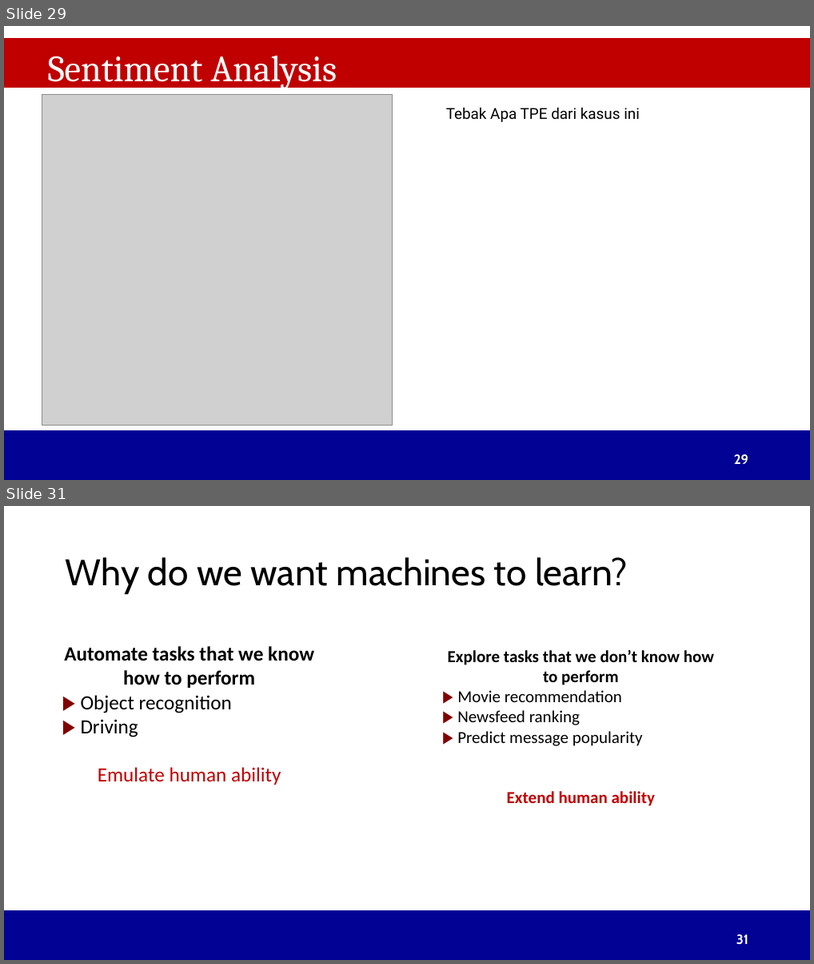
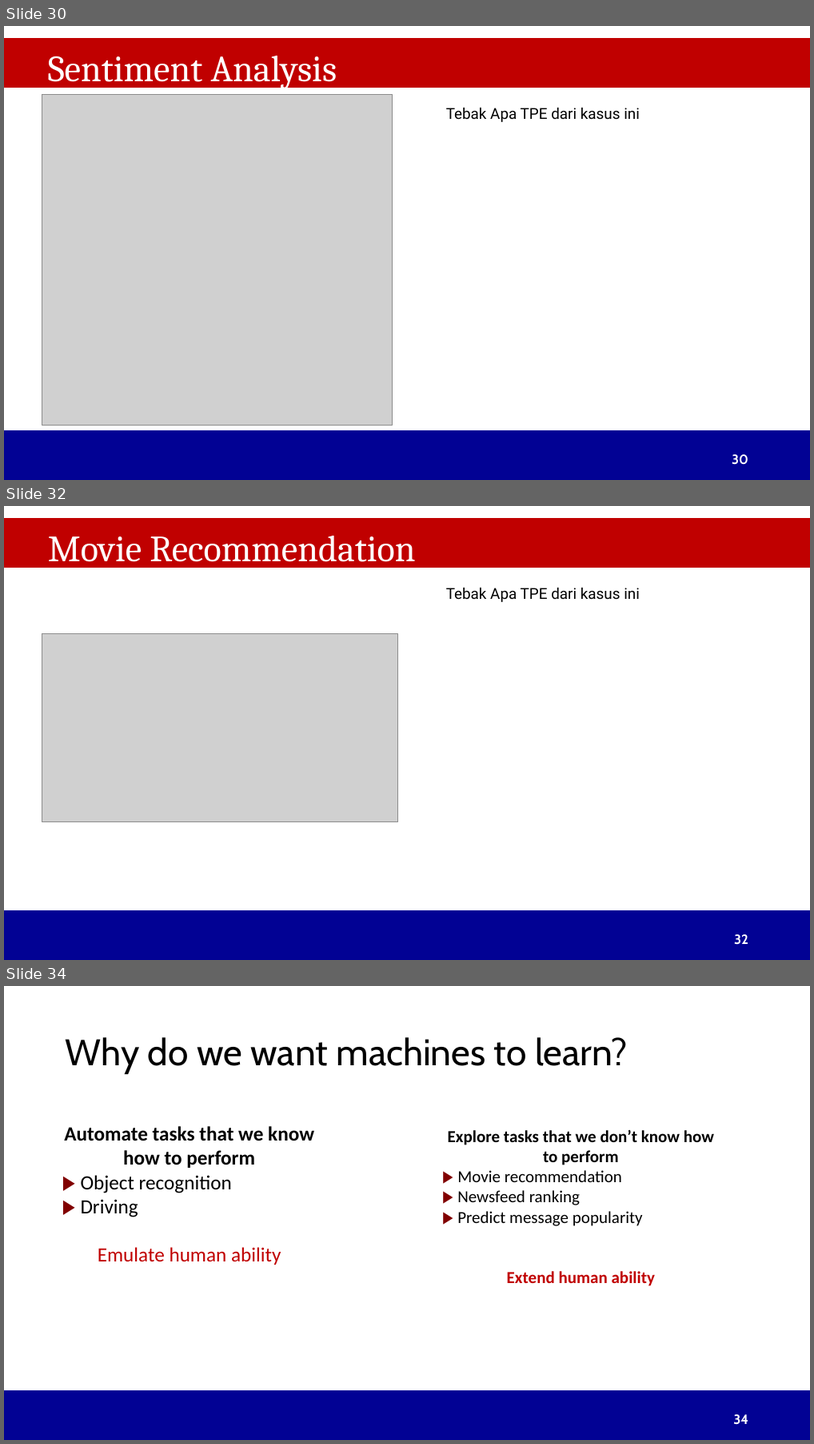
Before and after one commit to rezarzky/ptik24, a slide deck: uploads/w12/BigData.pptx. Shown one above the other, each under a label of ours: slides 29 and 31 before the commit, slides 30, 32 and 34 after it; the slides between them are not shown. The pictures are 814x964 and 814x1444 pixels, drawn with LibreOffice and Linux fonts; fonts in the diff are those of the drawing; grey boxes stand for pictures; background and template pictures are left out. Boxes give left, top, right and bottom in pixels: in the first picture for what was removed or moved away, otherwise in the second. Text is boxed around its words. In the diff, an @@ line names an element or a change of style, - is before the commit and + after.

```diff
--- a/uploads/w12/BigData.pptx
+++ b/uploads/w12/BigData.pptx
@@ slide 32 added at bbox=[4, 506, 810, 960], background #FFFFFF; not listed: 2 template elements that a slide beside it also shows @@
@@ text added at bbox=[48, 536, 415, 569], 44 pt, text #FFFFFF @@
+Movie Recommendation
@@ text added at bbox=[446, 587, 640, 602], 18 pt, text #000000 @@
+Tebak Apa TPE dari kasus ini
@@ picture added at bbox=[42, 634, 398, 821] @@
@@ page number added at bbox=[734, 934, 749, 944], 16 pt, text #FFFFFF, bold @@
+32
@@ what was slide 29 is now slide 30 @@
@@ page number at bbox=[732, 454, 749, 464]: text changed @@
-29
+30
@@ what was slide 31 is now slide 34 @@
@@ page number at bbox=[734, 1414, 749, 1424]: text changed @@
-31
+34
```
Also in this commit, not shown: 3 slides changed, 2 other slides added, 22 other files.
